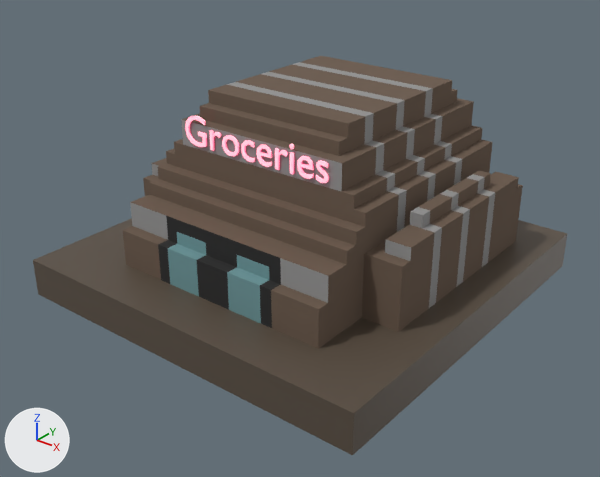
Before and after pictures for a commit that changed the glTF model docs/models/shop-super.glb.
One viewpoint serves both versions: a 50 mm camera at (1.708, -1.047, 0.973) aimed at (0.527, 0.429, 0.058). The axes (+X, +Y, +Z) are drawn at lower left. The lights are the same throughout. Vertices at the same position are counted once.
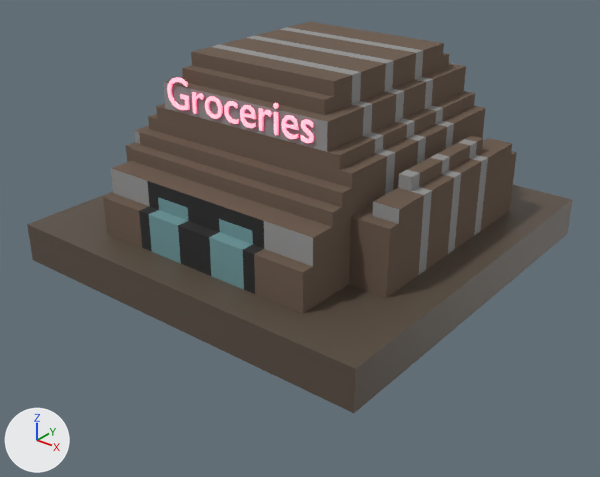
What changed in the scene script:
```text
Change me_cube_6755:
    where me_cube_6755.from_pydata(...)  # 2576 vertices, 5116 faces; spans x -0.637..0.613, y -0.663..0.587, z -0.338..0.308
    used by ob_cube_6239; location = (0.51, 0.53, 0.171); scale = (0.8, 0.8, 0.8)
    me_cube_6755 part 1: a new loose piece, a box spanning x -0.5..0.5, y -0.5..0.5, z -0.05..0.05, in mat_dirt (brown #584d41)
    me_cube_6755 part 2: the loose piece of 2226 vertices spanning x -0.501..0.501, y -0.499..0.423, z -0.213..0.308 is scaled about its middle by 0.8, then moved by (0.0, -0.002, 0.21)
    me_cube_6755 part 3: the loose piece of 45 vertices spanning x 0.22..0.261, y -0.306..-0.301, z 0.159..0.222 is scaled about its middle by 0.8, then moved by (-0.048, 0.051, 0.181)
    me_cube_6755 part 4: the loose piece of 45 vertices spanning x 0.155..0.21, y -0.306..-0.301, z 0.159..0.222 is scaled about its middle by 0.8, then moved by (-0.037, 0.051, 0.181)
    me_cube_6755 part 5: a new loose piece, a box spanning x 0.1031..0.1127, y -0.2548..-0.2505, z 0.348..0.3965, in mat_material_004 (white #ffffff)
    me_cube_6755 part 6: the loose piece of 24 vertices spanning x 0.076..0.12, y -0.306..-0.301, z 0.161..0.222 is scaled about its middle by 0.8, then moved by (-0.02, 0.051, 0.181)
    me_cube_6755 part 7: the loose piece of 45 vertices spanning x 0.007..0.063, y -0.306..-0.301, z 0.159..0.222 is scaled about its middle by 0.8, then moved by (-0.007, 0.051, 0.181)
    me_cube_6755 part 8: the loose piece of 36 vertices spanning x -0.051..-0.003, y -0.306..-0.301, z 0.159..0.223 is scaled about its middle by 0.8, then moved by (0.005, 0.051, 0.181)
    me_cube_6755 part 9: the loose piece of 45 vertices spanning x -0.127..-0.062, y -0.306..-0.301, z 0.16..0.223 is scaled about its middle by 0.8, then moved by (0.019, 0.051, 0.181)
    me_cube_6755 part 10: the loose piece of 24 vertices spanning x -0.176..-0.131, y -0.306..-0.301, z 0.161..0.222 is scaled about its middle by 0.8, then moved by (0.031, 0.051, 0.181)
    me_cube_6755 part 11: the loose piece of 54 vertices spanning x -0.278..-0.194, y -0.306..-0.301, z 0.159..0.254 is scaled about its middle by 0.8, then moved by (0.047, 0.051, 0.178)
    me_cube_6755 part 12: the loose piece of 8 vertices spanning x 0.129..0.141, y -0.306..-0.301, z 0.161..0.221 is deleted
    me_cube_6755 part 13: the loose piece of 8 vertices spanning x -0.637..0.613, y -0.663..0.587, z -0.338..-0.213 is deleted
Change ob_cube_6239:
    ob_cube_6239.scale: (0.8, 0.8, 0.8) -> (1.0, 1.0, 1.0)
    ob_cube_6239.location: (0.51, 0.53, 0.171) -> (0.5, 0.5, 0.05)
```

Boxes [x1, y1, x2, y2] around the edits, measured in the pictures (600 x 477 px; the box of a moved part takes in the faces that stretch with it):
'Cube.6239', reshaped, moved, rescaled: before [33, 56, 567, 455]; after [27, 22, 573, 413]
part 1 of me_cube_6755, added (brown): after [27, 185, 573, 413]
part 2 of me_cube_6755, moved or reshaped: before [123, 56, 523, 349]; after [103, 22, 517, 314]
part 3 of me_cube_6755, moved or reshaped: before [316, 160, 329, 183]; after [301, 119, 314, 143]
part 4 of me_cube_6755, moved or reshaped: before [297, 156, 314, 179]; after [281, 115, 299, 139]
part 5 of me_cube_6755, added: after [274, 112, 279, 135]
part 6 of me_cube_6755, moved or reshaped: before [275, 148, 288, 170]; after [259, 108, 272, 131]
part 7 of me_cube_6755, moved or reshaped: before [256, 144, 272, 167]; after [240, 105, 256, 128]
part 8 of me_cube_6755, moved or reshaped: before [241, 140, 255, 162]; after [224, 101, 239, 124]
part 9 of me_cube_6755, moved or reshaped: before [222, 135, 239, 157]; after [205, 96, 223, 119]
part 10 of me_cube_6755, moved or reshaped: before [209, 130, 221, 151]; after [192, 92, 204, 113]
part 11 of me_cube_6755, moved or reshaped: before [185, 116, 207, 147]; after [167, 77, 190, 110]
part 12 of me_cube_6755, deleted: before [290, 152, 294, 174]
part 13 of me_cube_6755, deleted (brown): before [33, 218, 567, 455]
